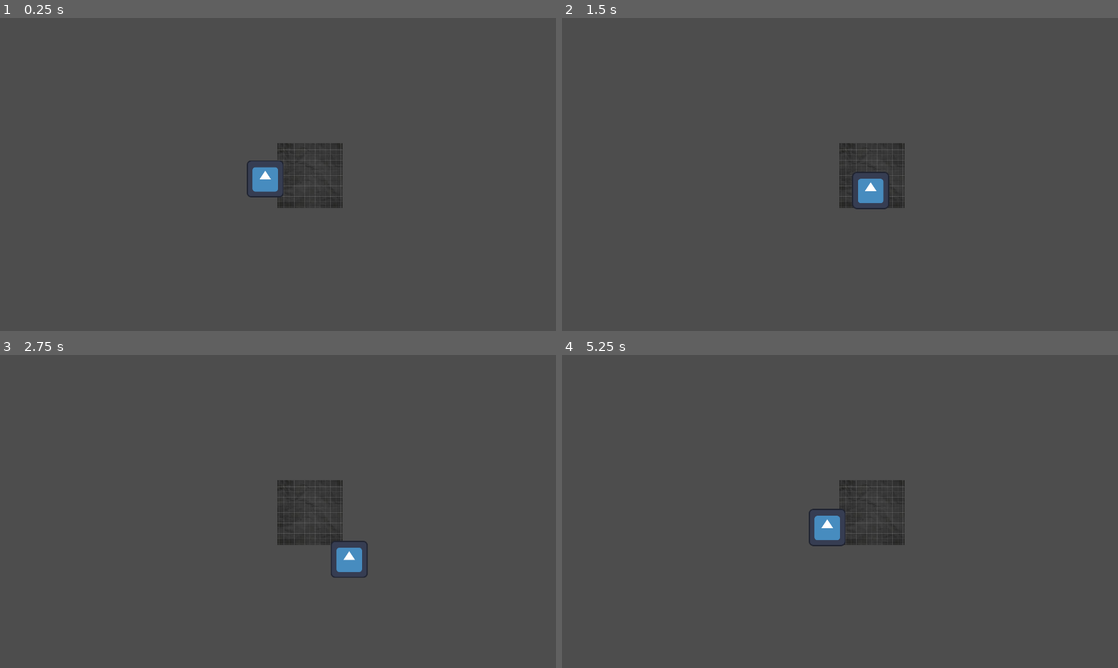
Above: before the commit, frames 1-4 (two rows, left to right).
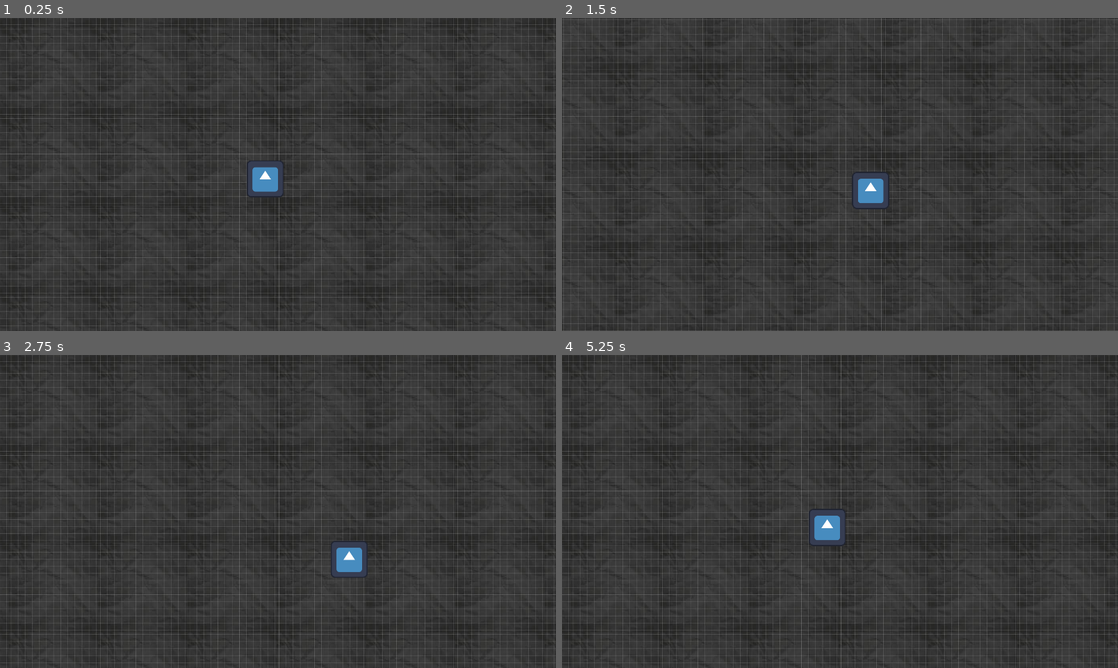
Above: after the commit, the same moments.

Repository: Ava-TU/EGD-FlatGame
Game: Godot game, scene res://Scenes/Main.tscn
The game is run twice, just before and just after one commit, with the same random seed, the same clock (stepped at 60 frames per second) and the same inputs. The engine's default icon, where the game draws it, is replaced by a stand-in: a white triangle on a blue panel in a dark square.
Inputs:
- Up to frame 1 (0.25 s): no input
- Up to frame 2 (1.5 s): hold D (Right) 0.53-1.28 s; hold S (Down) from 1.28 s (still down)
- Up to frame 3 (2.75 s): release S (Down) at 2.03 s; hold D (Right) from 2.03 s (still down)
- Up to frame 4 (5.25 s): release D (Right) at 2.78 s; hold W (Up) 2.78-3.53 s; hold A (Left) 3.53-5.03 s; hold S (Down) from 5.03 s (still down)

The runs differ from the first frame. In frame 1, 41% of the frame differs, in the area x 0-100%, y 0-100%; in frame 2, 38%; in frame 3, 41%; in frame 4, 41%.

Commit message:
made a cool scrolling bg
found tutorial to make a scrolling type of bg using a shader

Diff:
--- /dev/null
+++ b/egd-flat-game/Scenes/BG.gdshader
@@ -0,0 +1,11 @@
+shader_type canvas_item;
+
+uniform sampler2D pattern: filter_linear, repeat_enable;
+uniform float size = 6.;
+uniform vec2 direction = vec2(-1.);
+uniform float speed = 1.;
+
+void fragment()
+{
+	COLOR = texture(pattern, vec2(SCREEN_PIXEL_SIZE.y / SCREEN_PIXEL_SIZE.x, 1.) * SCREEN_UV * size + direction * TIME * speed);
+}
--- a/egd-flat-game/Scenes/Main.tscn
+++ b/egd-flat-game/Scenes/Main.tscn
@@ -2,19 +2,25 @@
 
 [ext_resource type="Script" uid="uid://hefypydnccmq" path="res://Scripts/Player.gd" id="1_idj7w"]
 [ext_resource type="Texture2D" uid="uid://blf2yr3e3x1vo" path="res://icon.svg" id="1_r150o"]
-[ext_resource type="Texture2D" uid="uid://e171u74rkqqh" path="res://BG/BlackPaperGB.jpg" id="3_kln2b"]
+[ext_resource type="Texture2D" uid="uid://e171u74rkqqh" path="res://BG/BlackPaperGB.jpg" id="2_rgh2o"]
+[ext_resource type="Shader" uid="uid://bclk51ahsricb" path="res://Scenes/BG.gdshader" id="3_kln2b"]
+
+[sub_resource type="ShaderMaterial" id="ShaderMaterial_rgh2o"]
+shader = ExtResource("3_kln2b")
+shader_parameter/pattern = ExtResource("2_rgh2o")
+shader_parameter/size = 3.5
+shader_parameter/direction = Vector2(-1, -1)
+shader_parameter/speed = 0.4
 
 [sub_resource type="RectangleShape2D" id="RectangleShape2D_r150o"]
 size = Vector2(126, 127)
 
 [node name="Node2D" type="Node2D" unique_id=2035813038]
 
-[node name="Sprite2D" type="Sprite2D" parent="." unique_id=485957019]
-texture_repeat = 2
-position = Vector2(1070, 544)
-texture = ExtResource("3_kln2b")
-region_enabled = true
-region_rect = Rect2(0, 0, 225, 225)
+[node name="ColorRect" type="ColorRect" parent="." unique_id=1736575272]
+material = SubResource("ShaderMaterial_rgh2o")
+offset_right = 1932.0
+offset_bottom = 1093.0
 
 [node name="CharacterBody2D" type="CharacterBody2D" parent="." unique_id=1942139395]
 position = Vector2(916, 555)
Not shown, added: egd-flat-game/Scenes/BG.gdshader.uid
